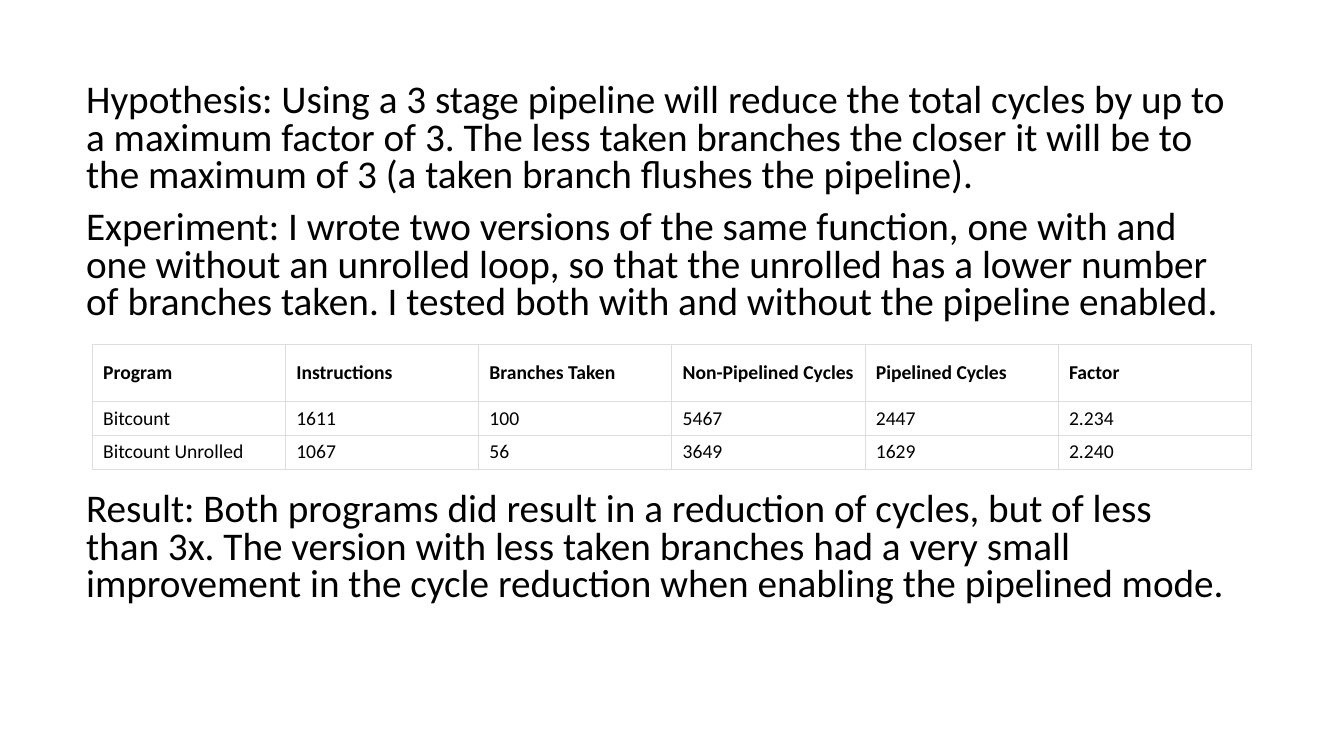
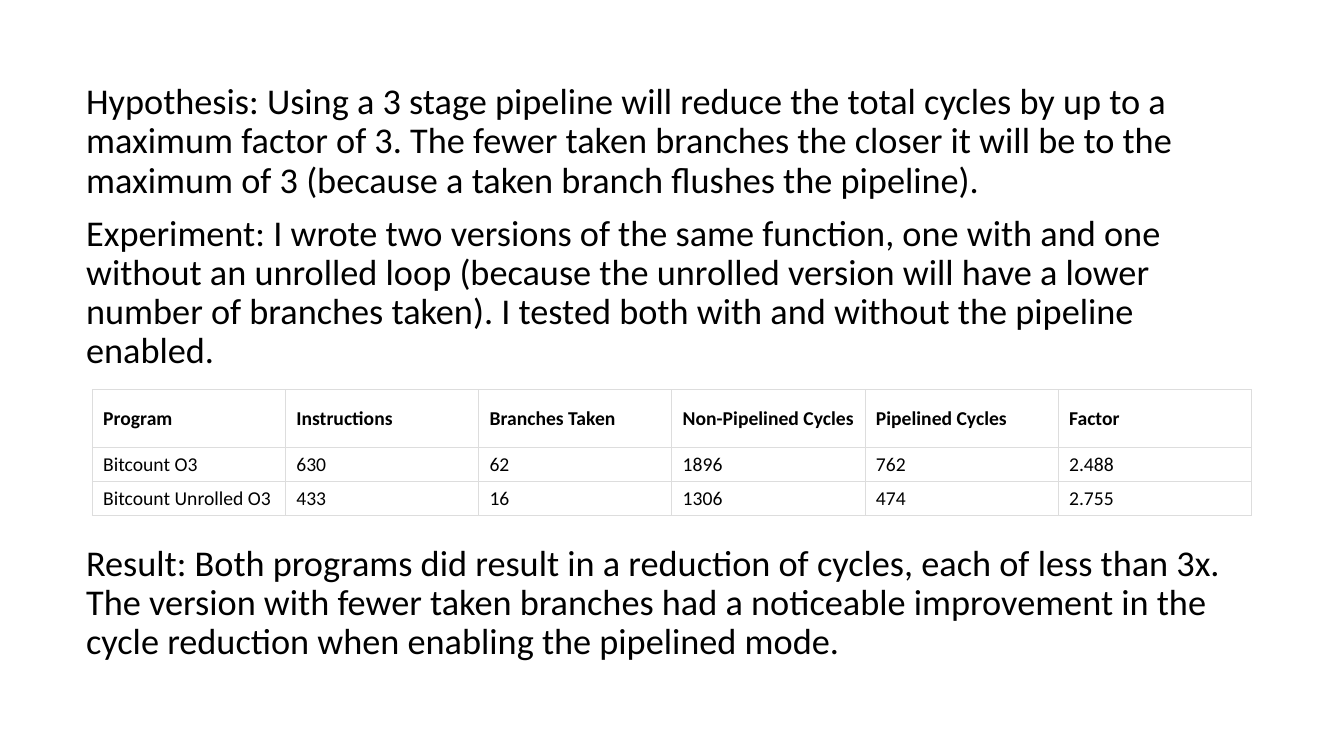
Before and after one commit to jacob-pro/processor-simulator, a slide deck: slide 11 of slides.pptx. Drawn at 1344x756 pixels with LibreOffice and Linux fonts; fonts in the diff are those of the drawing. Boxes give left, top, right and bottom in pixels: in the first picture for what was removed or moved away, otherwise in the second. Text is boxed around its words. In the diff, an @@ line names an element or a change of style, - is before the commit and + after.

Commit message:
experiment 3

```diff
--- a/slides.pptx
+++ b/slides.pptx
@@ text at [86,88,1219,661]: text changed; size 28 to 25.9 pt @@
-Hypothesis: Using a 3 stage pipeline will reduce the total cycles by up to a maximum factor of 3. The less taken branches the closer it will be to the maximum of 3 (a taken branch flushes the pipeline).
-Experiment: I wrote two versions of the same function, one with and one without an unrolled loop, so that the unrolled has a lower number of branches taken. I tested both with and without the pipeline enabled.
-Result: Both programs did result in a reduction of cycles, but of less than 3x. The version with less taken branches had a very small improvement in the cycle reduction when enabling the pipelined mode.
+Hypothesis: Using a 3 stage pipeline will reduce the total cycles by up to a maximum factor of 3. The fewer taken branches the closer it will be to the maximum of 3 (because a taken branch flushes the pipeline).
+Experiment: I wrote two versions of the same function, one with and one without an unrolled loop (because the unrolled version will have a lower number of branches taken). I tested both with and without the pipeline enabled.
+Result: Both programs did result in a reduction of cycles, each of less than 3x. The version with fewer taken branches had a noticeable improvement in the cycle reduction when enabling the pipelined mode.
@@ table at [93,389,1254,515] @@
-row 2: Bitcount | 1611 | 100 | 5467 | 2447 | 2.234
+row 2: Bitcount O3 | 630 | 62 | 1896 | 762 | 2.488
-row 3: Bitcount Unrolled | 1067 | 56 | 3649 | 1629 | 2.240
+row 3: Bitcount Unrolled O3 | 433 | 16 | 1306 | 474 | 2.755
@@ table: place and size @@
-table at [93,345,1254,470]
+table at [93,389,1254,515]
```
Also in this commit, not shown: 2 other slides changed, 2 slides added, 3 other files.
